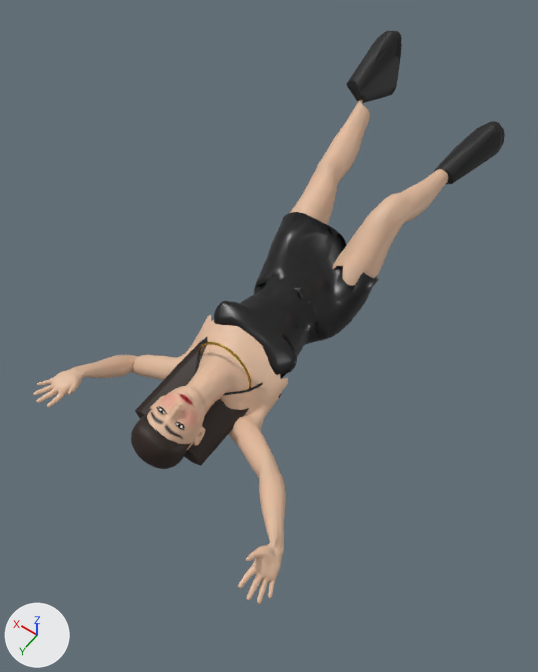
Renders of the glTF model characters/exports/night_jess.glb from each side of a commit.
Camera for both pictures: a camera (50 mm lens) standing at (-0.794, 1.772, 1.838) and looking at (-0.006, 0.668, 0.104). The axes (+X, +Y, +Z) are drawn at lower left. The lights are the same throughout. The first picture is the older version. Both versions are drawn at frame 29 of the action 'die'; the numbers are the values there. Vertices at exactly the same position are counted once.

Objects in the first picture: 'boot_l.001', 'boot_r.001', 'dress.001', 'dress_skirt.001', 'hair.001', 'longhair.001', 'night_jess_body_dressed' and 4 more.
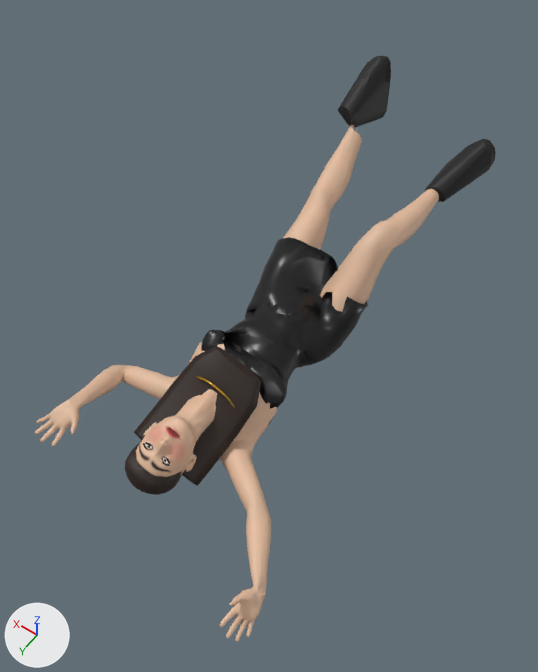
Where the change shows, as pixel boxes (x1, y1, x2, y2) in the pictures (538 x 672 px; the box of a moved part takes in the faces that stretch with it):
'night_jess_body_dressed', reshaped: before (33, 100, 448, 604); after (35, 125, 439, 642)
'dress_skirt.001', reshaped: before (254, 212, 379, 341); after (245, 237, 368, 365)
'dress.001', reshaped: before (214, 259, 353, 378); after (201, 284, 344, 409)
'longhair.001', reshaped: before (135, 339, 249, 466); after (134, 346, 261, 486)
'boot_l.001', reshaped: before (346, 31, 402, 103); after (338, 56, 391, 128)
'boot_r.001', reshaped: before (434, 121, 505, 184); after (425, 139, 496, 202)
'hair.001', reshaped: before (131, 412, 190, 469); after (125, 442, 195, 495)
part 7 of me_night_jess_body_011, moved or reshaped: before (333, 169, 448, 286); after (320, 189, 439, 312)
part 8 of me_night_jess_body_011, moved or reshaped: before (290, 100, 370, 225); after (283, 125, 362, 249)
part 9 of me_night_jess_body_011, moved or reshaped: before (33, 315, 288, 604); after (35, 342, 277, 642)

Edits to the bpy script that builds the scene:
```text
Change me_sneaker_002:
    remove me_sneaker_002.from_pydata(...)  # 402 vertices, 800 faces; spans x 0.172..0.289, y -0.402..-0.172, z 0.285..0.501
    add me_sneaker_002.from_pydata(...)  # 402 vertices, 800 faces; spans x 0.177..0.294, y -0.358..-0.132, z 0.21..0.426
    me_sneaker_002 part 1: the whole mesh is multiplied about its middle by the matrix ((1.0, -0.027, 0.004), (0.026, 0.999, 0.018), (-0.005, -0.018, 1.0)), then moved by (0.004, 0.041, -0.076)
Change me_sneaker_003:
    remove me_sneaker_003.from_pydata(...)  # 402 vertices, 800 faces; spans x -0.264..-0.107, y -0.283..-0.078, z 0.192..0.388
    add me_sneaker_003.from_pydata(...)  # 402 vertices, 800 faces; spans x -0.263..-0.106, y -0.241..-0.037, z 0.151..0.346
    me_sneaker_003 part 2: the whole mesh is multiplied about its middle by the matrix ((1.0, -0.008, -0.006), (0.008, 1.0, 0.025), (0.006, -0.025, 1.0)), then moved by (0.001, 0.041, -0.043)
Change me_night_jess_body_010:
    remove me_night_jess_body_010.from_pydata(...)  # 1000 vertices, 2000 faces; spans x -0.156..0.168, y 0.372..0.867, z -0.013..0.245
    add me_night_jess_body_010.from_pydata(...)  # 1000 vertices, 2000 faces; spans x -0.163..0.169, y 0.41..0.91, z -0.092..0.16
    me_night_jess_body_010 part 3: 1000 of 1000 vertices moved; they spanned x -0.156..0.168, y 0.372..0.867, z -0.013..0.245 and now span x -0.163..0.169, y 0.41..0.91, z -0.092..0.16; mean shift (0.005, 0.045, -0.082)
Change me_dress_skirt_001:
    remove me_dress_skirt_001.from_pydata(...)  # 450 vertices, 900 faces; spans x -0.181..0.196, y 0.272..0.576, z -0.013..0.268
    add me_dress_skirt_001.from_pydata(...)  # 450 vertices, 900 faces; spans x -0.18..0.195, y 0.311..0.623, z -0.09..0.189
    me_dress_skirt_001 part 4: 450 of 450 vertices moved; they spanned x -0.181..0.196, y 0.272..0.576, z -0.013..0.268 and now span x -0.18..0.195, y 0.311..0.623, z -0.09..0.189; mean shift (0.001, 0.042, -0.077)
Change me_night_jess_body_007:
    remove me_night_jess_body_007.from_pydata(...)  # 901 vertices, 1798 faces; spans x -0.07..0.082, y 0.997..1.209, z 0.059..0.233
    add me_night_jess_body_007.from_pydata(...)  # 901 vertices, 1798 faces; spans x -0.061..0.09, y 1.033..1.25, z -0.041..0.117
    me_night_jess_body_007 part 5: 901 of 901 vertices moved; they spanned x -0.07..0.082, y 0.997..1.209, z 0.059..0.233 and now span x -0.061..0.09, y 1.033..1.25, z -0.041..0.117; mean shift (0.008, 0.032, -0.101)
Change me_ponytail_001:
    remove me_ponytail_001.from_pydata(...)  # 250 vertices, 496 faces; spans x -0.112..0.128, y 0.773..1.112, z 0.07..0.197
    add me_ponytail_001.from_pydata(...)  # 250 vertices, 496 faces; spans x -0.127..0.134, y 0.832..1.127, z -0.024..0.202
    me_ponytail_001 part 6: the whole mesh is multiplied about its middle by the matrix ((0.996, 0.082, 0.024), (-0.085, 0.941, 0.328), (0.004, -0.329, 0.944)), then moved by (-0.007, 0.038, -0.042)
Change me_night_jess_body_011:
    remove me_night_jess_body_011.from_pydata(...)  # 3703 vertices, 7266 faces; spans x -0.46..0.41, y -0.23..1.33, z -0.03..0.38
    add me_night_jess_body_011.from_pydata(...)  # 3703 vertices, 7266 faces; spans x -0.44..0.37, y -0.19..1.39, z -0.05..0.31
    me_night_jess_body_011 part 7: the loose piece of 279 vertices spanning x -0.19..-0.02, y -0.12..0.44, z 0.11..0.38 is multiplied about its middle by the matrix ((1.01, -0.002, -0.002), (0.002, 1.009, 0.051), (0.002, -0.051, 1.009)), then moved by (0.0, 0.04, -0.07)
    me_night_jess_body_011 part 8: the loose piece of 279 vertices spanning x 0.04..0.24, y -0.23..0.37, z 0.09..0.35 is moved by (0.0, 0.04, -0.08)
    me_night_jess_body_011 part 9: 3145 of 3703 vertices moved; they spanned x -0.46..0.41, y 0.75..1.33, z -0.03..0.27 and now span x -0.44..0.37, y 0.8..1.39, z -0.05..0.19; mean shift (0.0, 0.05, -0.1); largest move (-0.46, 1.3, 0.13) -> (-0.44, 1.36, -0.04)
```
